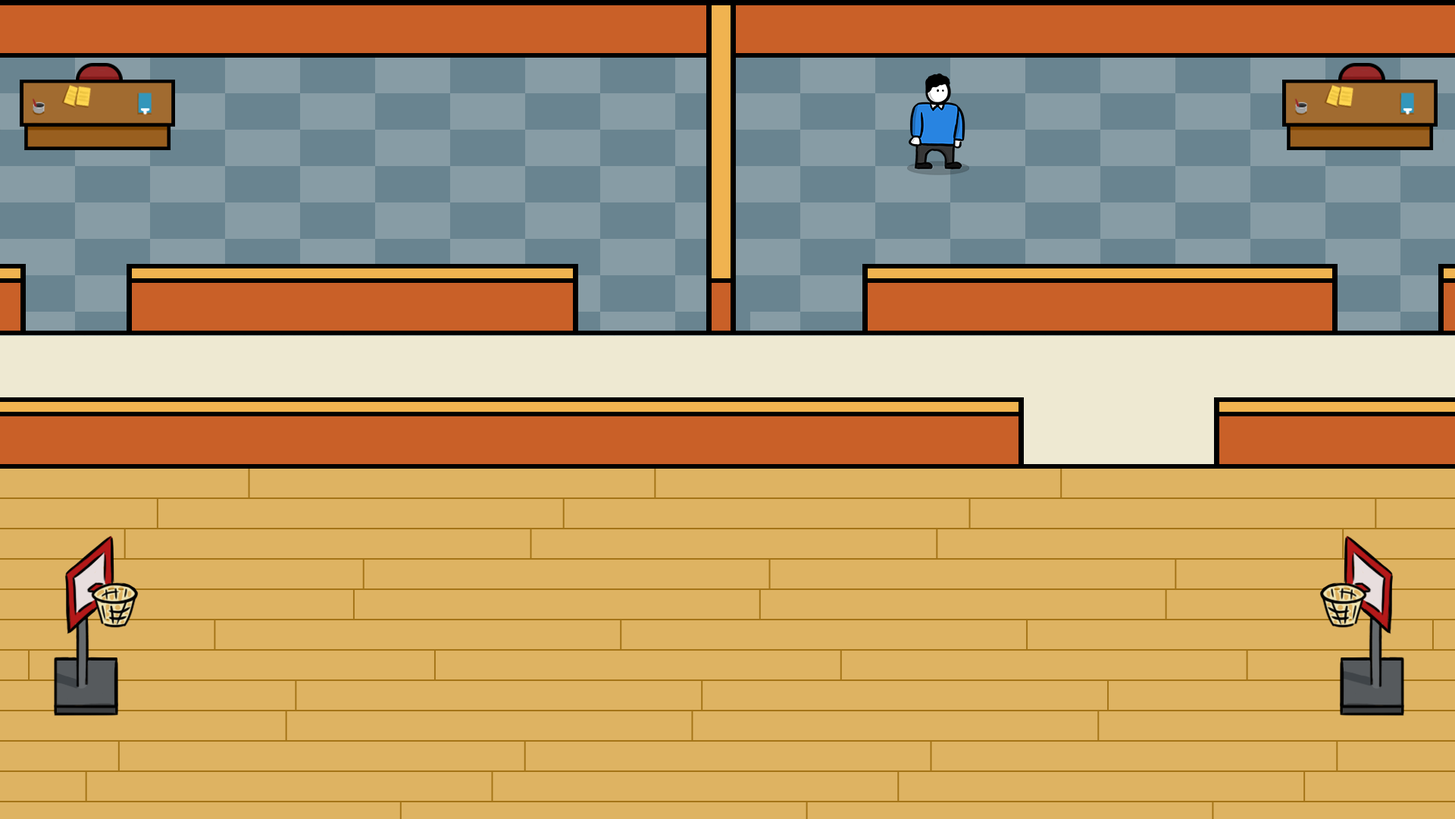
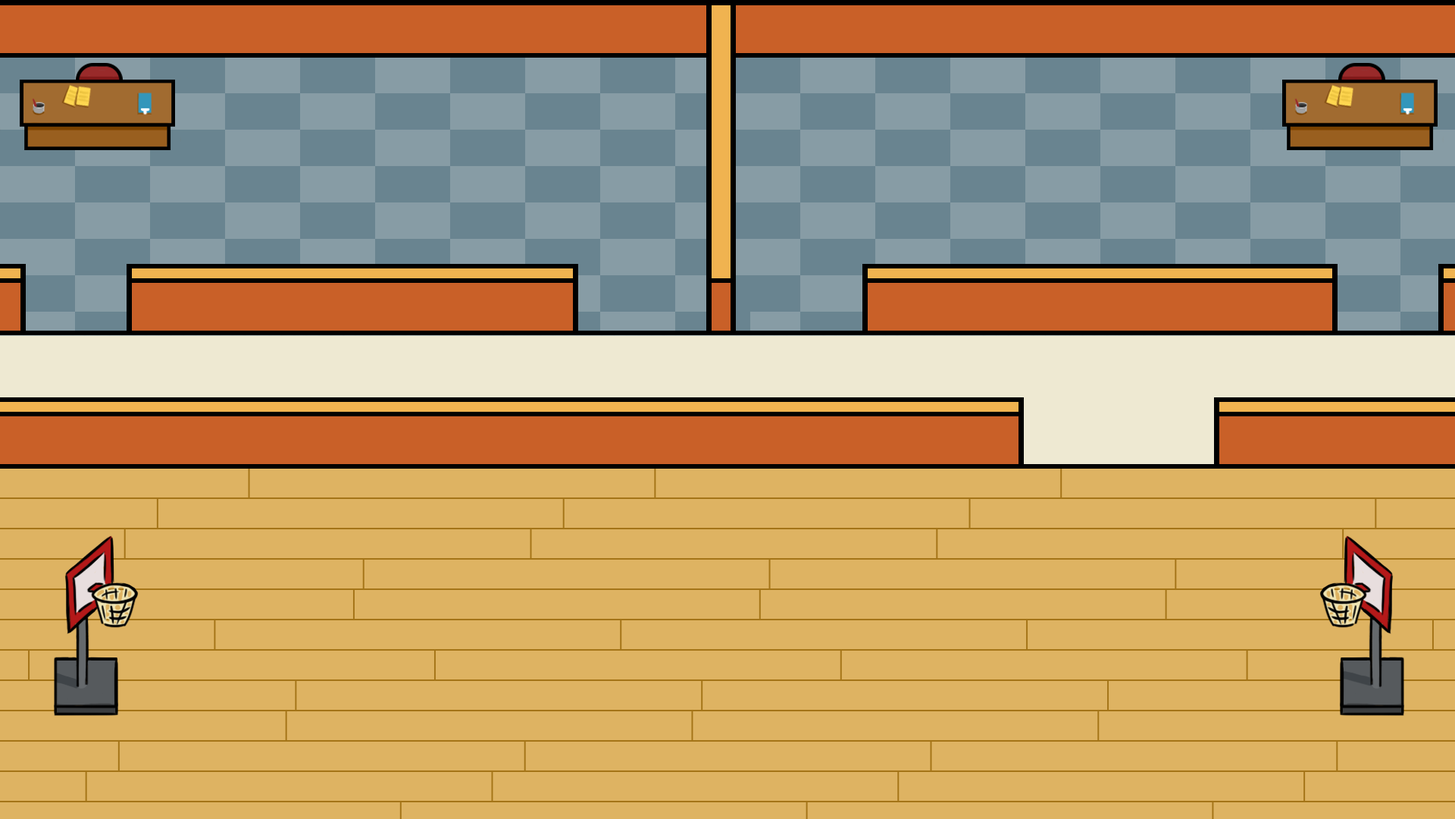
The second (1455, 819) image is a revision of the first. Changes to its layers:
hid "player" over bbox(907, 72, 970, 176)
